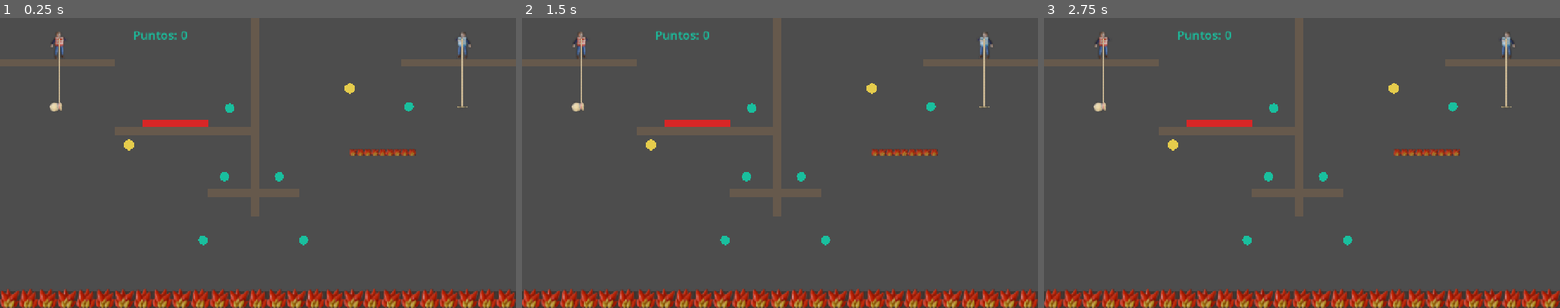
Above: before the commit, frames 1-3 (left to right).
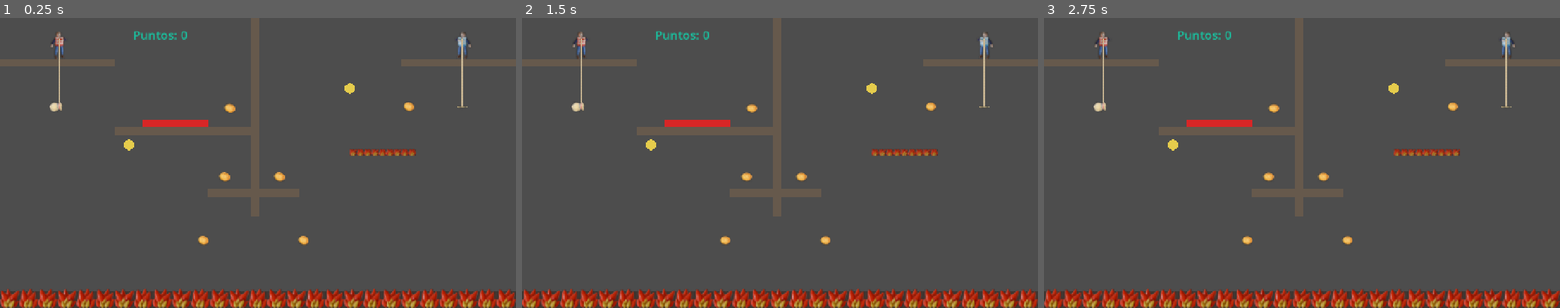
Above: after the commit, the same moments.

Repository: vittocher/emboque-de-a-dos
Game: Godot game, scene res://scenes/level_2.tscn
The game is run twice, just before and just after one commit, with the same random seed, the same clock (stepped at 60 frames per second) and the same inputs. This scene is started directly instead of the project's main scene.
Inputs:
- Up to frame 1 (0.25 s): no input
- Up to frame 2 (1.5 s): tap Enter at 1.25 s
- Up to frame 3 (2.75 s): no input

The runs differ from the first frame. In frame 1, 0.3% of the frame differs, in the area x 38-81%, y 29-79%; in frame 2, 0.3%; in frame 3, 0.3%.

Commit message:
feat: add animated collectible asset and update collectible scene to use new frames

Diff:
--- /dev/null
+++ b/assets/props/puntos/sopaipilla_frames.tres
@@ -0,0 +1,18 @@
+[gd_resource type="SpriteFrames" format=3]
+
+[ext_resource type="Texture2D" path="res://assets/props/puntos/sopaipilla_1.png" id="1_s1"]
+[ext_resource type="Texture2D" path="res://assets/props/puntos/sopaipilla_2.png" id="2_s2"]
+
+[resource]
+animations = [{
+"frames": [{
+"duration": 1.0,
+"texture": ExtResource("1_s1")
+}, {
+"duration": 1.0,
+"texture": ExtResource("2_s2")
+}],
+"loop": true,
+"name": &"default",
+"speed": 6.0
+}]
--- a/scenes/collectible.tscn
+++ b/scenes/collectible.tscn
@@ -1,6 +1,7 @@
-[gd_scene load_steps=3 format=3]
+[gd_scene load_steps=4 format=3]
 
 [ext_resource type="Script" path="res://scripts/collectible.gd" id="1_collectible"]
+[ext_resource type="SpriteFrames" path="res://assets/props/puntos/sopaipilla_frames.tres" id="2_frames"]
 
 [sub_resource type="CircleShape2D" id="Circle_collectible"]
 radius = 12.0
@@ -15,5 +16,12 @@
 shape = SubResource("Circle_collectible")
 
 [node name="Visual" type="Polygon2D" parent="."]
+visible = false
 color = Color(0.1, 0.75, 0.62, 1)
 polygon = PackedVector2Array(0, -12, 8.5, -8.5, 12, 0, 8.5, 8.5, 0, 12, -8.5, 8.5, -12, 0, -8.5, -8.5)
+
+[node name="Sprite" type="AnimatedSprite2D" parent="."]
+texture_filter = 4
+scale = Vector2(0.075, 0.075)
+sprite_frames = ExtResource("2_frames")
+autoplay = "default"
Binary file added: assets/props/puntos/sopaipilla_1.png
Not shown, added: assets/props/puntos/sopaipilla_1.png.import
Binary file added: assets/props/puntos/sopaipilla_2.png
Not shown, added: assets/props/puntos/sopaipilla_2.png.import
Not shown, changed: CLAUDE.md
